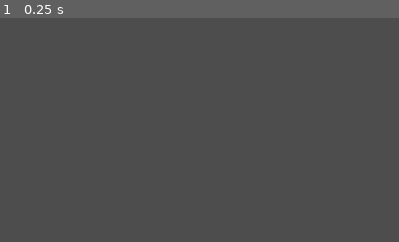
Above: before the commit, frame 1.
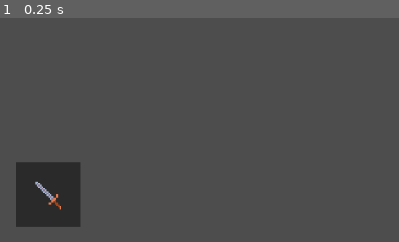
Above: after the commit, the same moment.

Repository: pryganss/TB-DCrawl
Game: Godot game, scene res://game.tscn
Two runs of this game, one before a commit and one after it. Both use one fixed random seed, a clock stepped at 60 frames per second and the inputs below.
Inputs:
- Up to frame 1 (0.25 s): no input
The pictures show only the part of the screen within x 0-50%, y 50-100%; the shares and areas given below are measured in that part.

The runs differ from the first frame. In frame 1, 4.6% of the frame differs, in the area x 4-21%, y 64-94%.

Commit message:
add current item icon to ui

Diff:
--- a/Assets/Items/sword_definition.tres
+++ b/Assets/Items/sword_definition.tres
@@ -1,8 +1,9 @@
-[gd_resource type="Resource" script_class="ItemDefinition" load_steps=5 format=3 uid="uid://c6c6v8arpsdll"]
+[gd_resource type="Resource" script_class="ItemDefinition" load_steps=7 format=3 uid="uid://c6c6v8arpsdll"]
 
 [ext_resource type="Script" uid="uid://cm66je2ta2wej" path="res://src/Entities/Components/Definitions/component_definition.gd" id="1_r0gqs"]
 [ext_resource type="Script" uid="uid://dpy8seg2we2sy" path="res://src/Entities/Components/Definitions/melee_component_definition.gd" id="2_03qck"]
 [ext_resource type="Script" uid="uid://dc7p4trvm8ub" path="res://src/Items/item_definition.gd" id="2_ki73n"]
+[ext_resource type="Texture2D" uid="uid://bs2jaln6ch3ba" path="res://32rogues/items.png" id="4_03qck"]
 
 [sub_resource type="Resource" id="Resource_53xt0"]
 script = ExtResource("2_03qck")
@@ -10,7 +11,12 @@
 delay = 100
 metadata/_custom_type_script = "uid://dpy8seg2we2sy"
 
+[sub_resource type="AtlasTexture" id="AtlasTexture_53xt0"]
+atlas = ExtResource("4_03qck")
+region = Rect2(32, 0, 32, 32)
+
 [resource]
 script = ExtResource("2_ki73n")
 components = Array[ExtResource("1_r0gqs")]([SubResource("Resource_53xt0")])
+texture = SubResource("AtlasTexture_53xt0")
 metadata/_custom_type_script = "uid://dc7p4trvm8ub"
--- a/src/Entities/Components/wield_component.gd
+++ b/src/Entities/Components/wield_component.gd
@@ -3,7 +3,13 @@
 
 const TYPE = cpnt.WIELD
 
-var item: Item
+signal item_changed
+
+var item: Item:
+	set(value):
+		item = value
+		item_changed.emit()
+
 var cached_components: Array[Component]
 var starting_item: ItemDefinition
 
--- a/src/Items/item.gd
+++ b/src/Items/item.gd
@@ -2,8 +2,11 @@
 extends RefCounted
 
 var components: Array[Component]
+var texture: Texture
 
 func _init(item_definition: ItemDefinition):
 	for component in item_definition.components:
 		var new_component = component.get_component()
 		components += [new_component]
+
+	texture = item_definition.texture
--- a/src/Items/item_definition.gd
+++ b/src/Items/item_definition.gd
@@ -2,6 +2,7 @@
 extends Resource
 
 @export var components: Array[ComponentDefinition]
+@export var texture: AtlasTexture
 
 func get_item() -> Item:
 	return Item.new(self)
--- a/src/game_manager.gd
+++ b/src/game_manager.gd
@@ -34,7 +34,10 @@
 	plr_fighter_component.died.connect(reset)
 	plr_fighter_component.damaged.connect($UI.update_health)
 
+	player.components.get(cpnt.WIELD).item_changed.connect($UI.update_item)
+
 	$UI.update_health()
+	$UI.update_item()
 
 	var npc = Entity.new(npc_definition, Vector2i(2, 3))
 	add_actor(npc)
--- a/src/ui.gd
+++ b/src/ui.gd
@@ -1,9 +1,21 @@
 extends CanvasLayer
 
 var fighter_component: FighterComponent
+var wield_component: WieldComponent
 
 func update_health():
 	if not fighter_component:
 		fighter_component = Map.player.components.get(cpnt.FIGHTER) as FighterComponent
 
 	%HealthBar.value = float(fighter_component.hp) / float(fighter_component.MAX_HP) * 100.0
+
+func update_item():
+	if not wield_component:
+		wield_component = Map.player.components.get(cpnt.WIELD) as WieldComponent
+
+	var item = wield_component.item
+
+	if item:
+		%Item.texture = item.texture
+	else:
+		%Item.texture = null
--- a/src/ui.tscn
+++ b/src/ui.tscn
@@ -7,6 +7,9 @@
 
 [sub_resource type="StyleBoxFlat" id="StyleBoxFlat_02y5j"]
 bg_color = Color(0.900678, 0.169044, 0, 1)
+
+[sub_resource type="StyleBoxFlat" id="StyleBoxFlat_731sn"]
+bg_color = Color(0.164706, 0.164706, 0.164706, 1)
 
 [node name="UI" type="CanvasLayer"]
 script = ExtResource("1_731sn")
@@ -27,3 +30,30 @@
 theme_override_styles/background = SubResource("StyleBoxFlat_515sp")
 theme_override_styles/fill = SubResource("StyleBoxFlat_02y5j")
 show_percentage = false
+
+[node name="ItemPanel" type="Panel" parent="."]
+anchors_preset = 2
+anchor_top = 1.0
+anchor_bottom = 1.0
+offset_left = 23.0
+offset_top = -115.0
+offset_right = 116.0
+offset_bottom = -22.0
+grow_vertical = 0
+theme_override_styles/panel = SubResource("StyleBoxFlat_731sn")
+
+[node name="Item" type="TextureRect" parent="ItemPanel"]
+unique_name_in_owner = true
+layout_mode = 1
+anchors_preset = 8
+anchor_left = 0.5
+anchor_top = 0.5
+anchor_right = 0.5
+anchor_bottom = 0.5
+offset_left = -37.5
+offset_top = -37.5
+offset_right = 37.5
+offset_bottom = 37.5
+grow_horizontal = 2
+grow_vertical = 2
+stretch_mode = 5
Not shown: 1 places in Assets/Entities/player_definition.tres that only renumber resources
Not shown: 1 places in src/ui.tscn that only renumber resources
